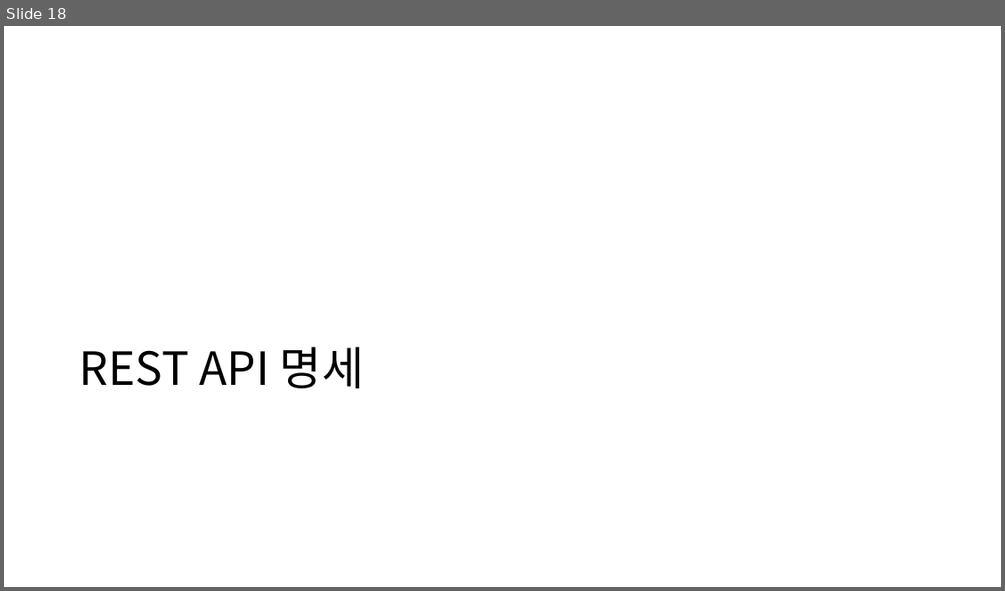
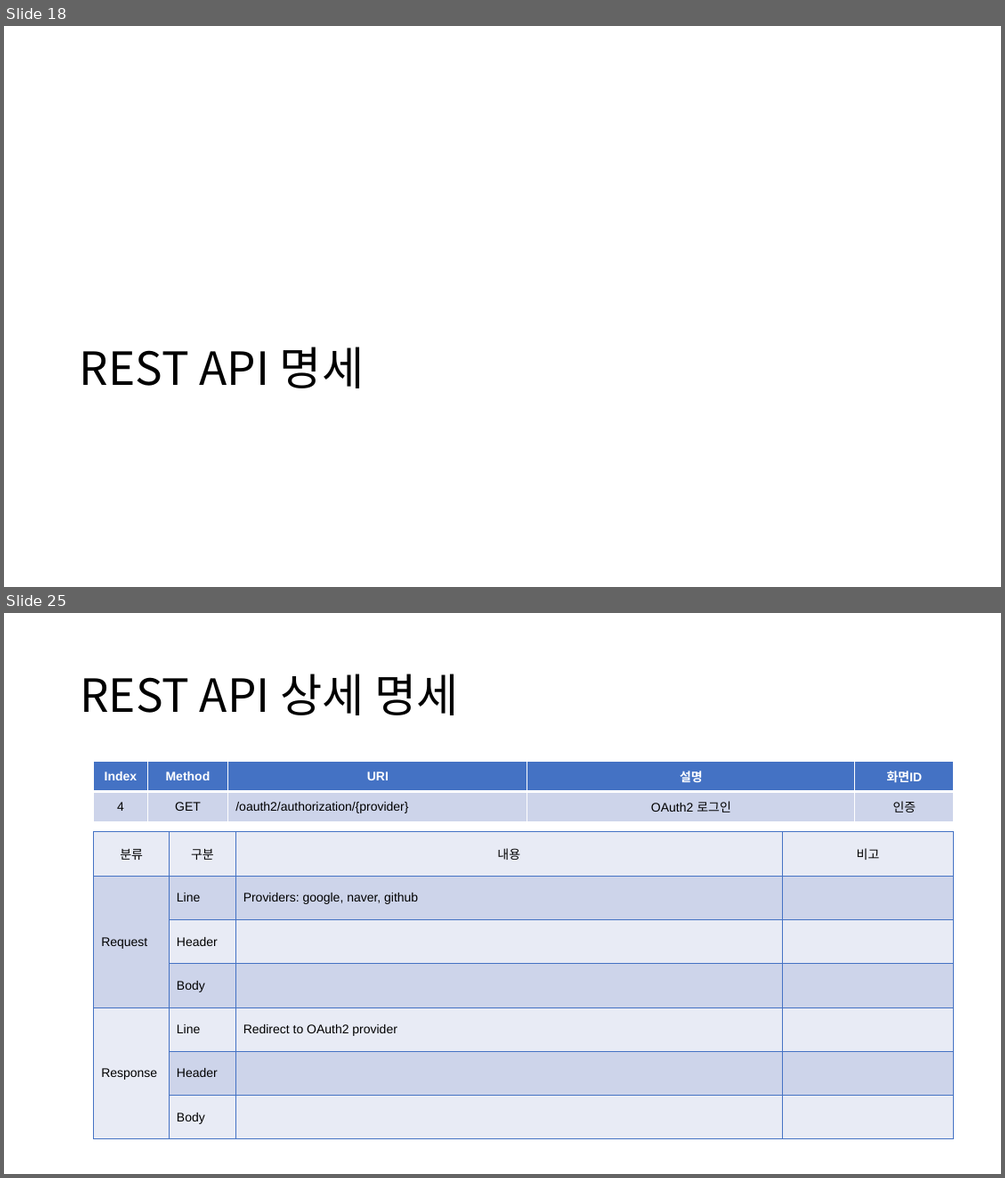
Before and after one commit to kimyuchan-1/MiniProject, a slide deck: 미니프로젝트계획서.pptx. Shown one above the other, each under a label of ours: slide 18 before the commit, slides 18 and 25 after it; the slides between them are not shown. The pictures are 1005x591 and 1005x1178 pixels, drawn with LibreOffice and Linux fonts; fonts in the diff are those of the drawing. Boxes give left, top, right and bottom in pixels: in the first picture for what was removed or moved away, otherwise in the second. Text is boxed around its words. In the diff, an @@ line names an element or a change of style, - is before the commit and + after.

```diff
--- a/미니프로젝트계획서.pptx
+++ b/미니프로젝트계획서.pptx
@@ slide 25 added at [4,613,1001,1174], background #FFFFFF @@
@@ title added at [80,674,458,715], 44 pt, text #000000 @@
+REST API 상세 명세
@@ table added at [94,761,954,1037], 2 rows, 5 columns @@
+Index | Method | URI | 설명 | 화면ID
+4 | GET | /oauth2/authorization/{provider} | OAuth2 로그인 | 인증
@@ table added at [94,832,954,1140], 7 rows, 4 columns @@
+분류 | 구분 | 내용 | 비고
+Request | Line | Providers: google, naver, github | 
+ | Header |  | 
+ | Body |  | 
+Response | Line | Redirect to OAuth2 provider | 
+ | Header |  | 
+ | Body |  | 
```
Also in this commit, not shown: 4 slides changed, 28 other slides added, 11 other files.
